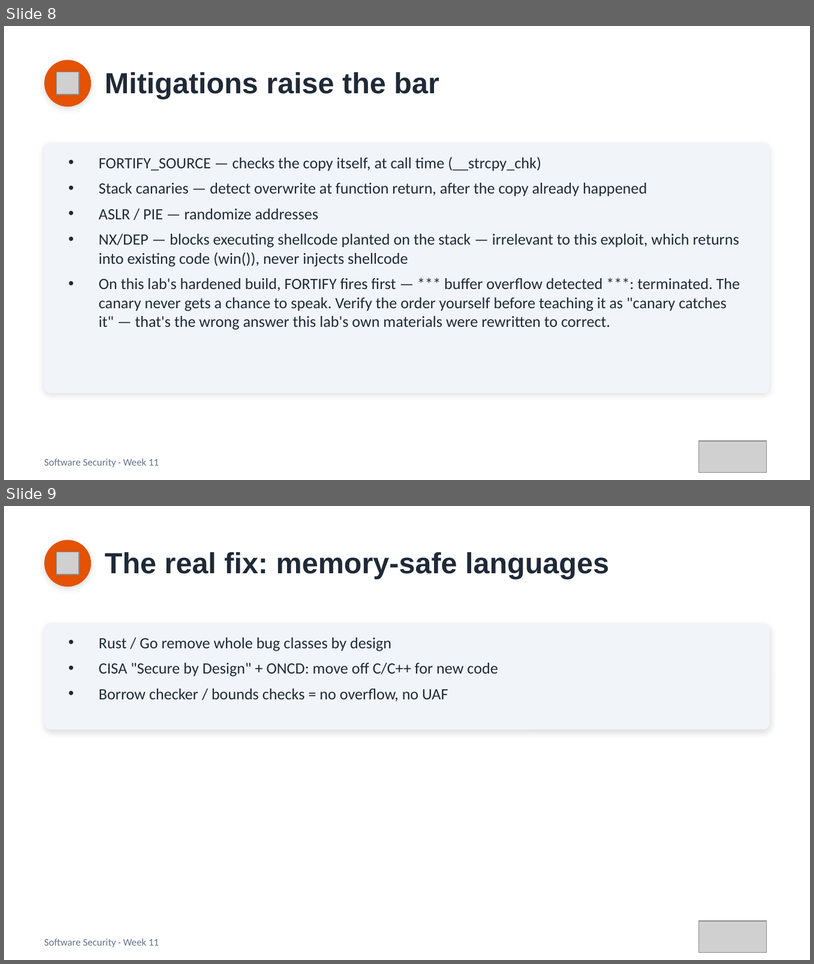
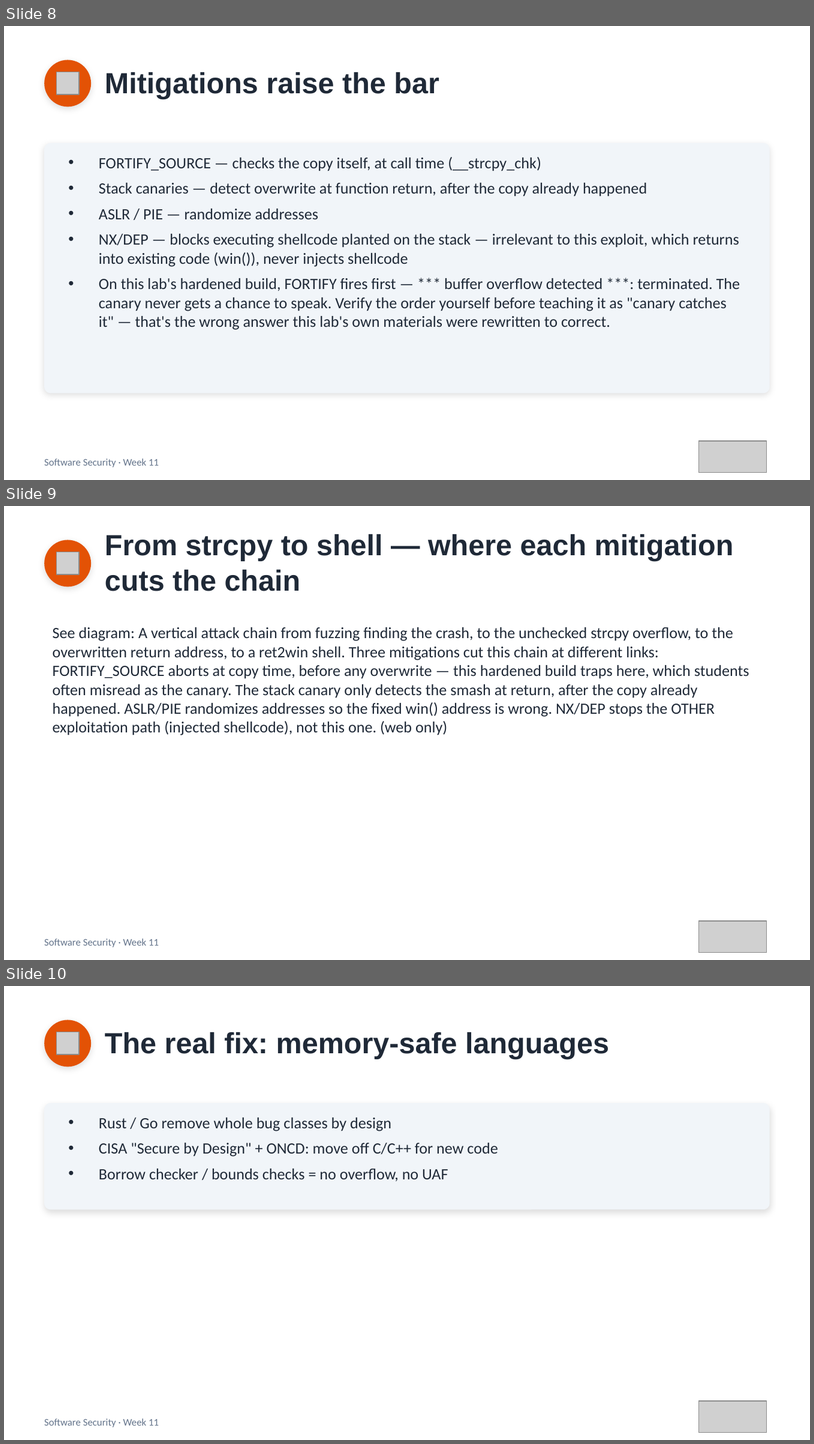
Before and after one commit to 6531503085Sutapat/software-security, a slide deck: slides/pptx/week11.pptx. Shown one above the other, each under a label of ours: slides 8 and 9 before the commit, slides 8, 9 and 10 after it. The pictures are 814x964 and 814x1444 pixels, drawn with LibreOffice and Linux fonts; fonts in the diff are those of the drawing; grey boxes stand for pictures. Boxes give left, top, right and bottom in pixels: in the first picture for what was removed or moved away, otherwise in the second. Text is boxed around its words. In the diff, an @@ line names an element or a change of style, - is before the commit and + after.

```diff
--- a/slides/pptx/week11.pptx
+++ b/slides/pptx/week11.pptx
@@ slide 9 added at <box>4,506,810,960</box>, background #FFFFFF @@
@@ ellipse added at <box>44,540,91,586</box>, fill #E35205 @@
@@ text added at <box>105,534,734,591</box>, 26 pt, text #1F2937, bold @@
+From strcpy to shell — where each mitigation cuts the chain
@@ picture added at <box>56,552,79,574</box> @@
@@ text added at <box>53,627,750,735</box>, 14 pt, text #1F2937 @@
+See diagram: A vertical attack chain from fuzzing finding the crash, to the unchecked strcpy overflow, to the overwritten return address, to a ret2win shell. Three mitigations cut this chain at different links: FORTIFY_SOURCE aborts at copy time, before any overwrite — this hardened build traps here, which students often misread as the canary. The stack canary only detects the smash at return, after the copy already happened. ASLR/PIE randomizes addresses so the fixed win() address is wrong. NX/DEP stops the OTHER exploitation path (injected shellcode), not this one. (web only)
@@ picture added at <box>699,921,767,952</box> @@
@@ text added at <box>44,938,159,947</box>, 9 pt, text #64748B @@
+Software Security · Week 11
@@ what was slide 9 is now slide 10 @@
```
Also in this commit, not shown: 1 slide changed, 9 other files.
